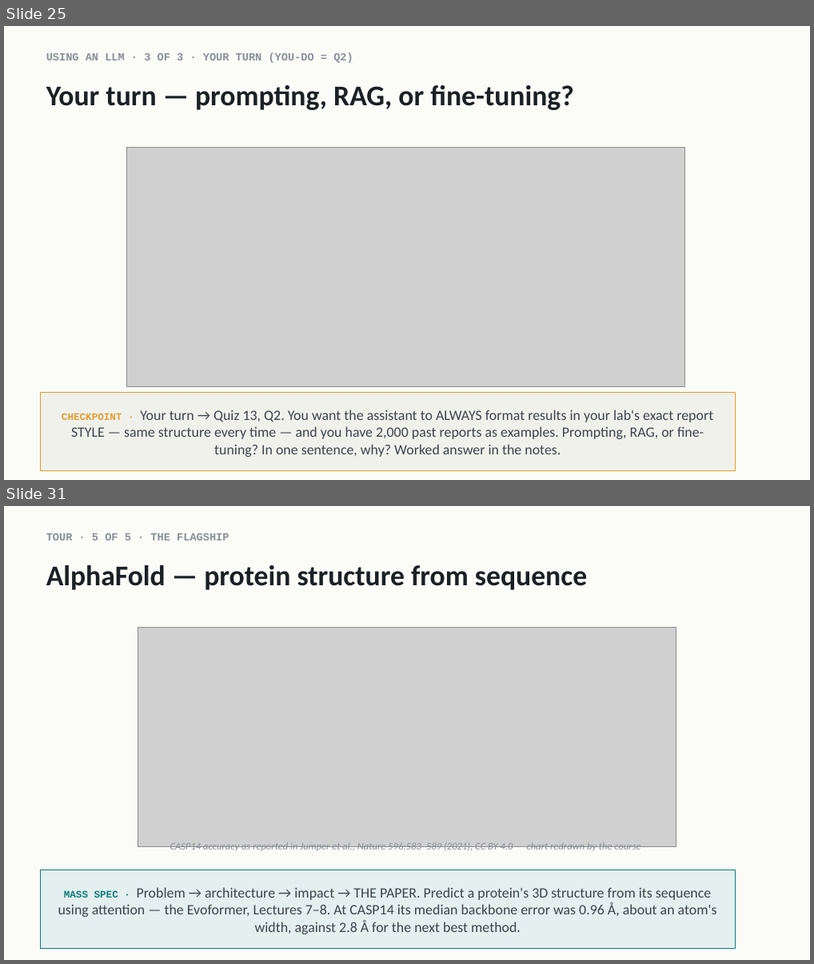
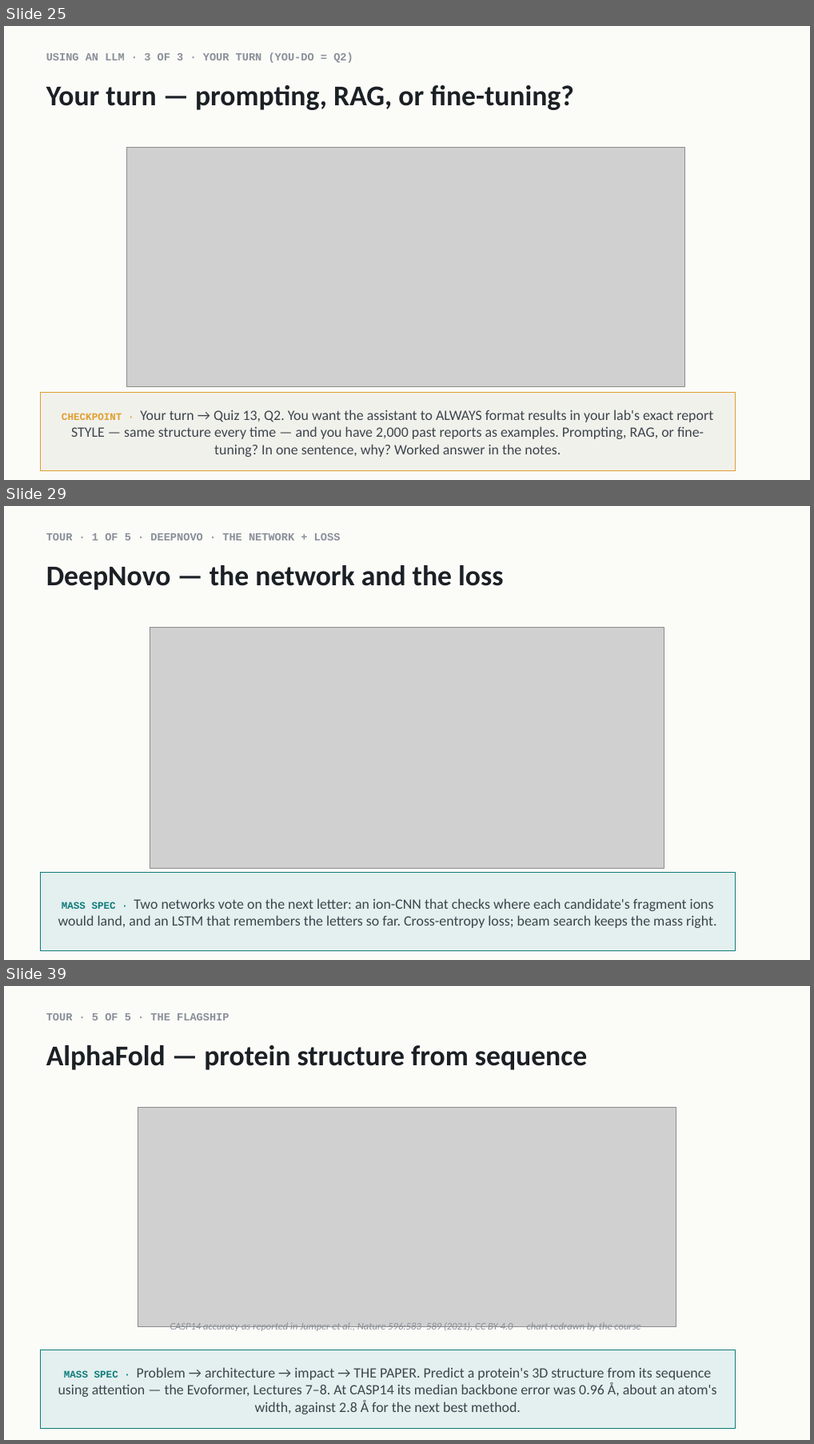
Before and after one commit to indigobio/msacl_dl_course, a slide deck: slides/pptx/lecture13_llms_landscape.pptx. Shown one above the other, each under a label of ours: slides 25 and 31 before the commit, slides 25, 29 and 39 after it; the slides between them are not shown. The pictures are 814x964 and 814x1444 pixels, drawn with LibreOffice and Linux fonts; fonts in the diff are those of the drawing; grey boxes stand for pictures. Boxes give left, top, right and bottom in pixels: in the first picture for what was removed or moved away, otherwise in the second. Text is boxed around its words. In the diff, an @@ line names an element or a change of style, - is before the commit and + after.

```diff
--- a/slides/pptx/lecture13_llms_landscape.pptx
+++ b/slides/pptx/lecture13_llms_landscape.pptx
@@ slide 29 added at [4, 506, 810, 960], background #FBFBF8 @@
@@ text added at [46, 533, 341, 540], 13 pt, text #8A9099, bold @@
+TOUR · 1 OF 5 · DEEPNOVO · THE NETWORK + LOSS
@@ text added at [46, 565, 503, 590], 34 pt, text #1B2025, bold @@
+DeepNovo — the network and the loss
@@ picture added at [150, 627, 666, 868] @@
@@ rectangle added at [40, 872, 736, 951], fill #E3F0EF, outline #0E7C7B 1 pt, 17 pt, text #3D444C @@
+MASS SPEC · Two networks vote on the next letter: an ion-CNN that checks where each candidate's fragment ions would land, and an LSTM that remembers the letters so far. Cross-entropy loss; beam search keeps the mass right.
@@ what was slide 31 is now slide 39 @@
```
Also in this commit, not shown: 7 slides changed, 9 other slides added, 3 other files.
